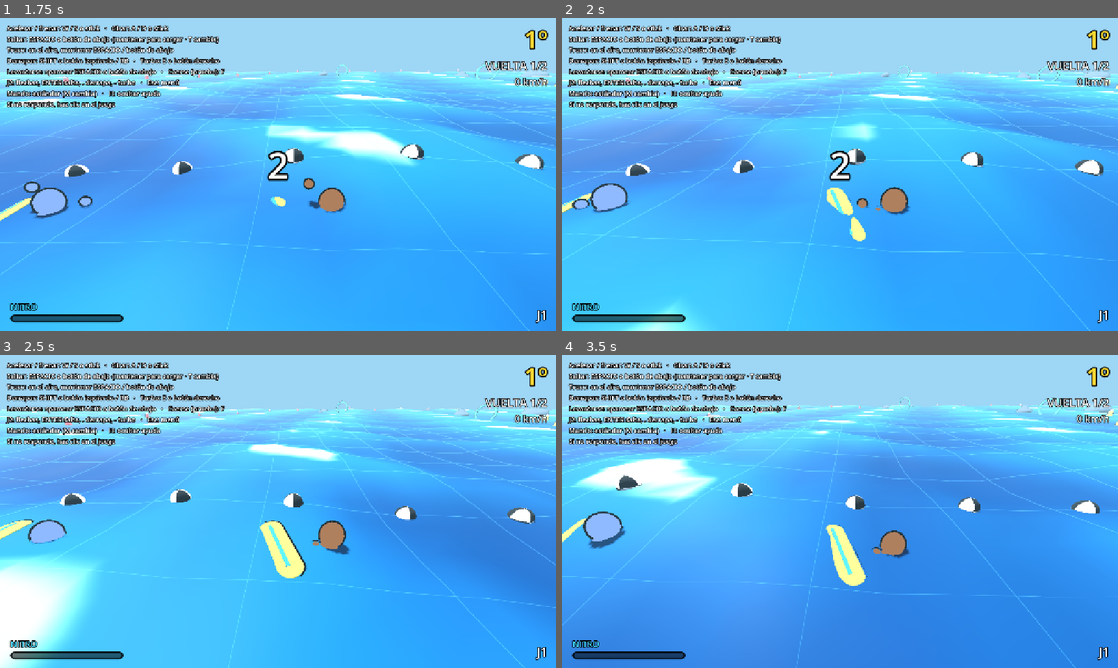
Above: before the commit, frames 1-4 (two rows, left to right).
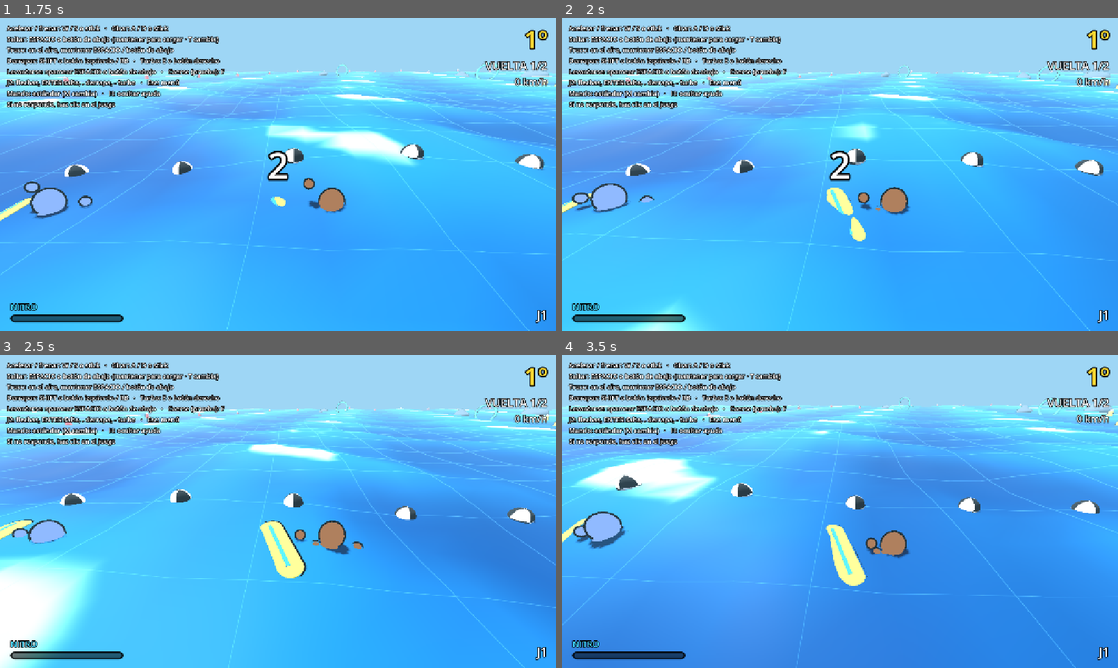
Above: after the commit, the same moments.

Repository: asimplesurfer/simplesurf
Game: Godot game, scene res://ui/menus/character_select.tscn
The game is run twice, just before and just after one commit, with the same random seed, the same clock (stepped at 60 frames per second) and the same inputs.
Inputs (mouse positions are in pixels of both pictures, inside the frame that each line leads up to):
- Up to frame 1 (1.75 s): tap Enter at 0.5 s; move the mouse to (400, 158) at 0.52 s; hold D (p1_right) 0.53-1.25 s; hold Space (p1_a) 0.53-1.25 s; click (400, 158) at 0.67 s; drag from (166, 190) to (250, 237) at 1.27 s
- Up to frame 2 (2 s): no input
- Up to frame 3 (2.5 s): move the mouse to (333, 442) at 2.02 s; hold D (p1_right) from 2.03 s (still down); tap Shift (p1_drift) at 2.1 s
- Up to frame 4 (3.5 s): release D (p1_right) at 2.75 s; drag from (812, 574) to (673, 464) at 2.77 s

Frame 1 is identical in both runs. In frame 2, 0.3% of the frame differs, in the area x 1-56%, y 55-62%; in frame 3, 0.2%; in frame 4, 0.2%.

Commit message:
Manos visibles flotando en el agua; guía actualizada; quitar paso temporal de capturas
Co-Authored-By: Claude Opus 5.5 <noreply@anthropic.com>
Claude-Session: https://claude.ai/code/session_0158oNfJa2g5qsqyuATh8Mjh

Diff:
--- a/characters/avatar.gd
+++ b/characters/avatar.gd
@@ -266,10 +266,10 @@
 
 
 func _tread(o: Dictionary) -> void:
-	# Se mantiene a flote: manos en círculos a la altura del pecho.
+	# Se mantiene a flote: manos en círculos a la altura del agua (sobre el pecho).
 	var ph := _time * (3.5 + effort * 6.0)
-	_add(o, "hand_L", Vector3(-0.1 + cos(ph) * 0.18, 0.05, sin(ph) * 0.22))
-	_add(o, "hand_R", Vector3(0.1 - cos(ph) * 0.18, 0.05, sin(ph + PI) * 0.22))
+	_add(o, "hand_L", Vector3(-0.05 + cos(ph) * 0.18, 0.55 + sin(ph * 2.0) * 0.05, sin(ph) * 0.25))
+	_add(o, "hand_R", Vector3(0.05 - cos(ph) * 0.18, 0.55 + sin(ph * 2.0 + 1.0) * 0.05, sin(ph + PI) * 0.25))
 	_kick(o, 6.0 + effort * 8.0, 0.1)
 
 
Not shown, changed: COMO_PROBAR.md
